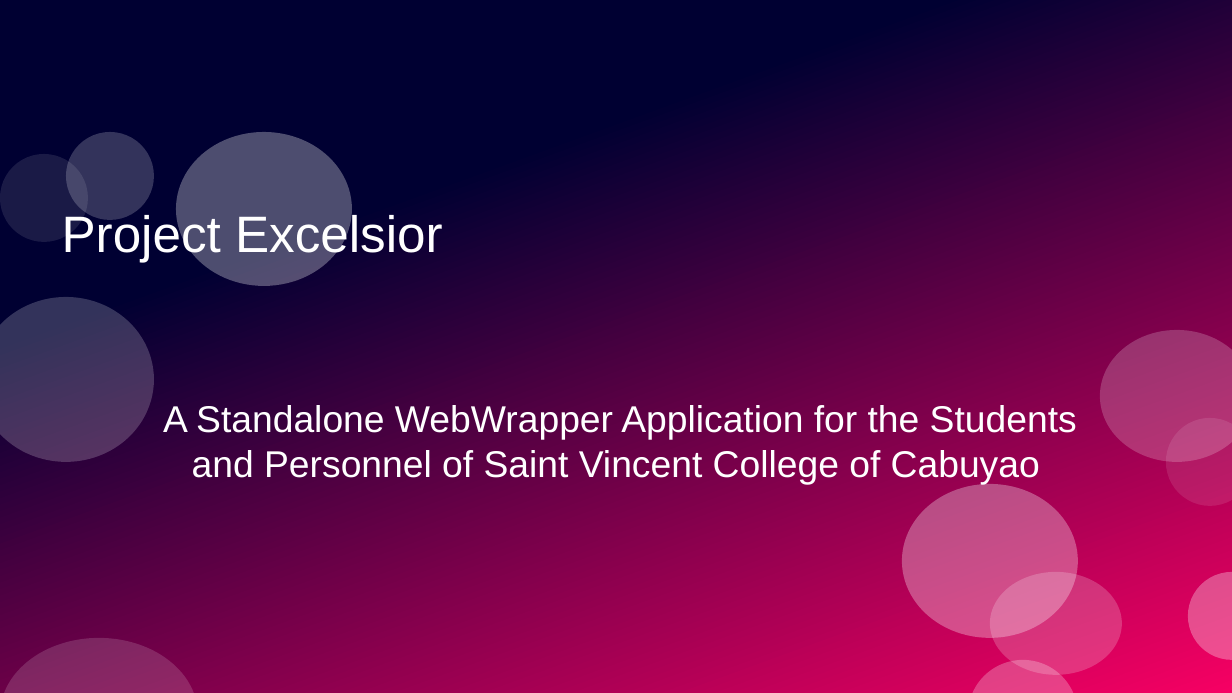
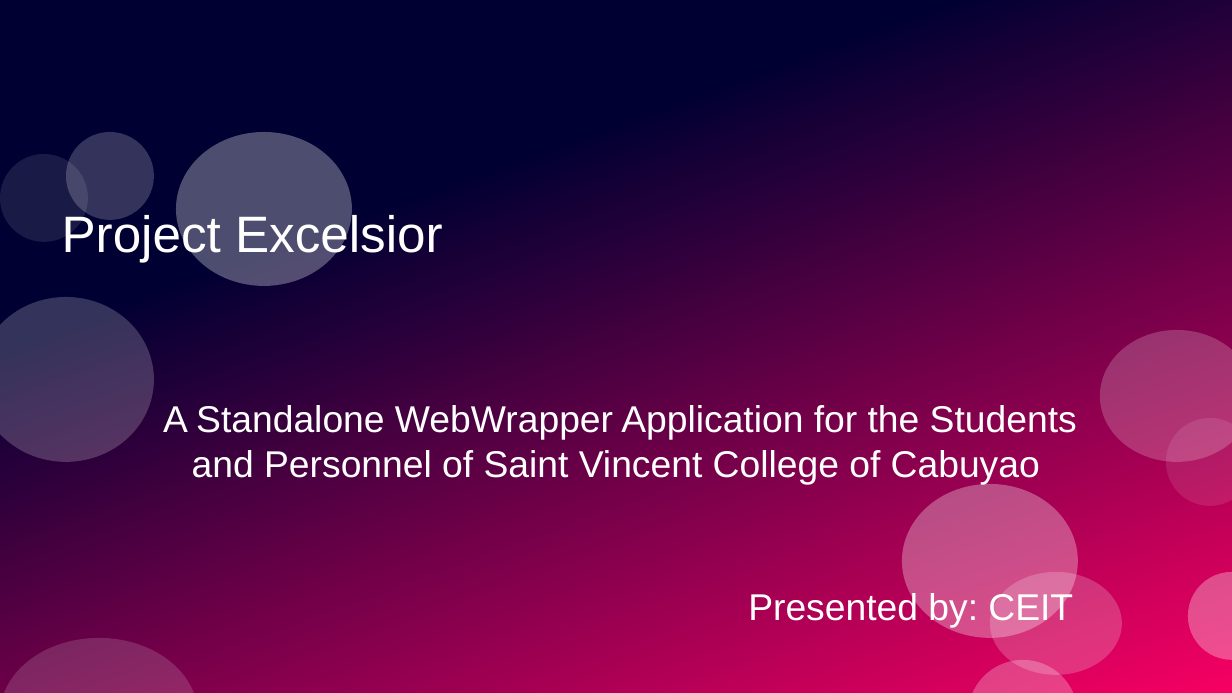
Before and after one commit to DJZK/Excelsior-Cutdown, a slide deck: slide 1 of Documents/Presentation for Admin.odp. Drawn at 1232x693 pixels with LibreOffice and Linux fonts; fonts in the diff are those of the drawing. Boxes give left, top, right and bottom in pixels: in the first picture for what was removed or moved away, otherwise in the second. Text is boxed around its words. In the diff, an @@ line names an element or a change of style, - is before the commit and + after.

```diff
--- a/Documents/Presentation for Admin.odp
+++ b/Documents/Presentation for Admin.odp
@@ text added at [748,591,1073,628], 24 pt, text #FFFFFF @@
+Presented by: CEIT
```
